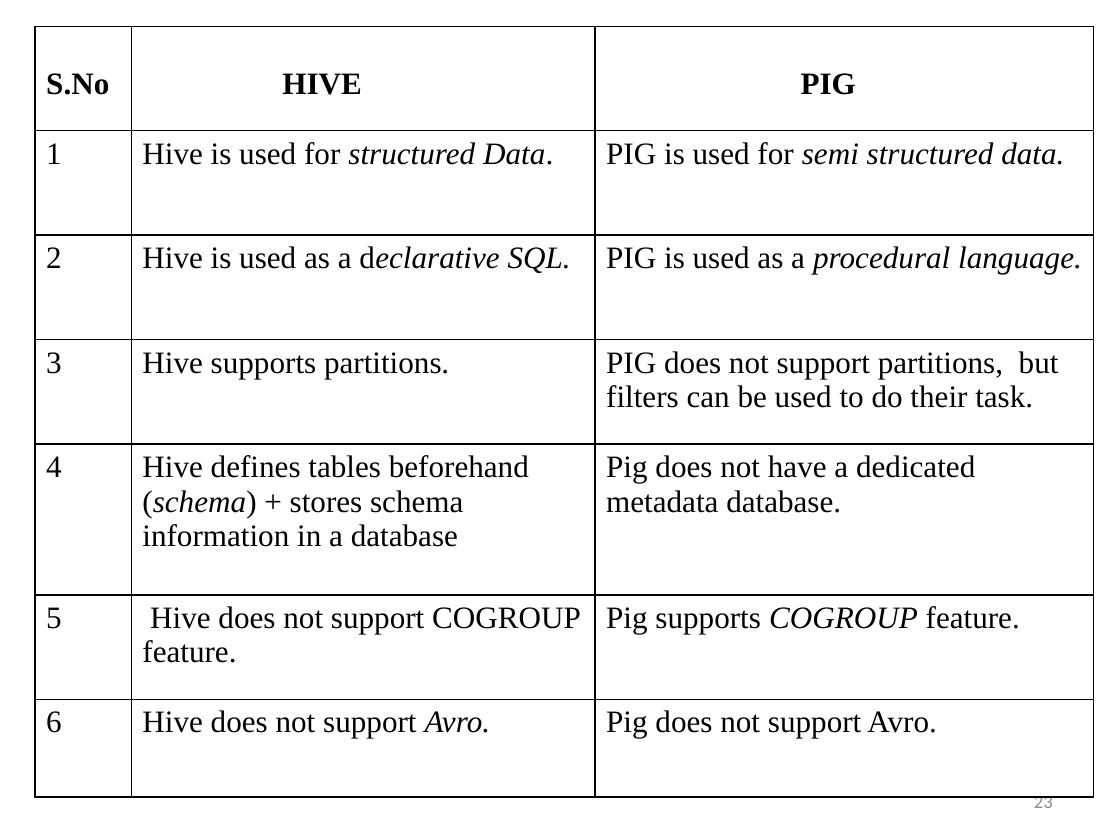
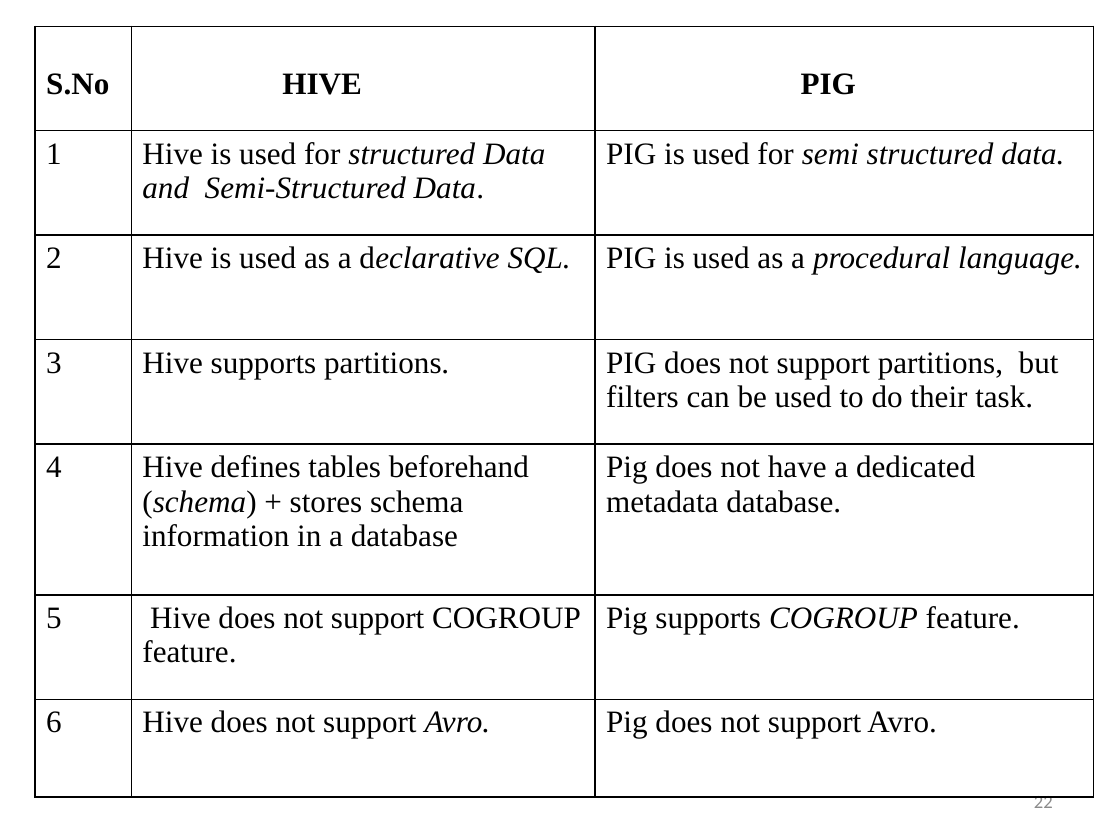
Before and after one commit to Akhshaya/H1b_Project, a slide deck: slide 22 of Bigdata PPT.pptx (slide 23 before the commit). Drawn at 1120x840 pixels with LibreOffice and Linux fonts; fonts in the diff are those of the drawing. Boxes give left, top, right and bottom in pixels: in the first picture for what was removed or moved away, otherwise in the second. Text is boxed around its words. In the diff, an @@ line names an element or a change of style, - is before the commit and + after.

```diff
--- a/Bigdata PPT.pptx
+++ b/Bigdata PPT.pptx
@@ table at (35, 26, 1093, 796) @@
-row 2, column 2: Hive is used for structured Data.
+row 2, column 2: Hive is used for structured Data and Semi-Structured Data.
@@ page number at (1034, 796, 1053, 808): text changed @@
-23
+22
```
Also in this commit, not shown: 4 other slides changed, 1 slide removed, 7 other files.
